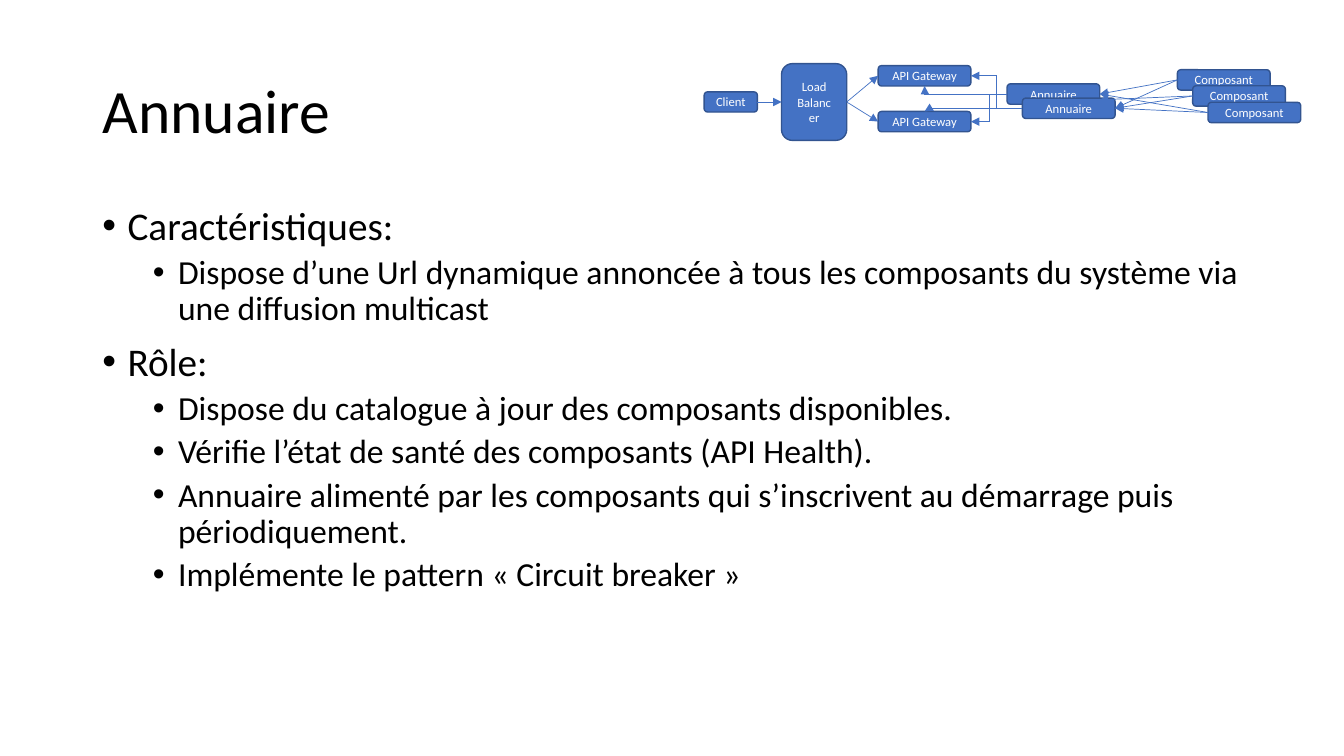
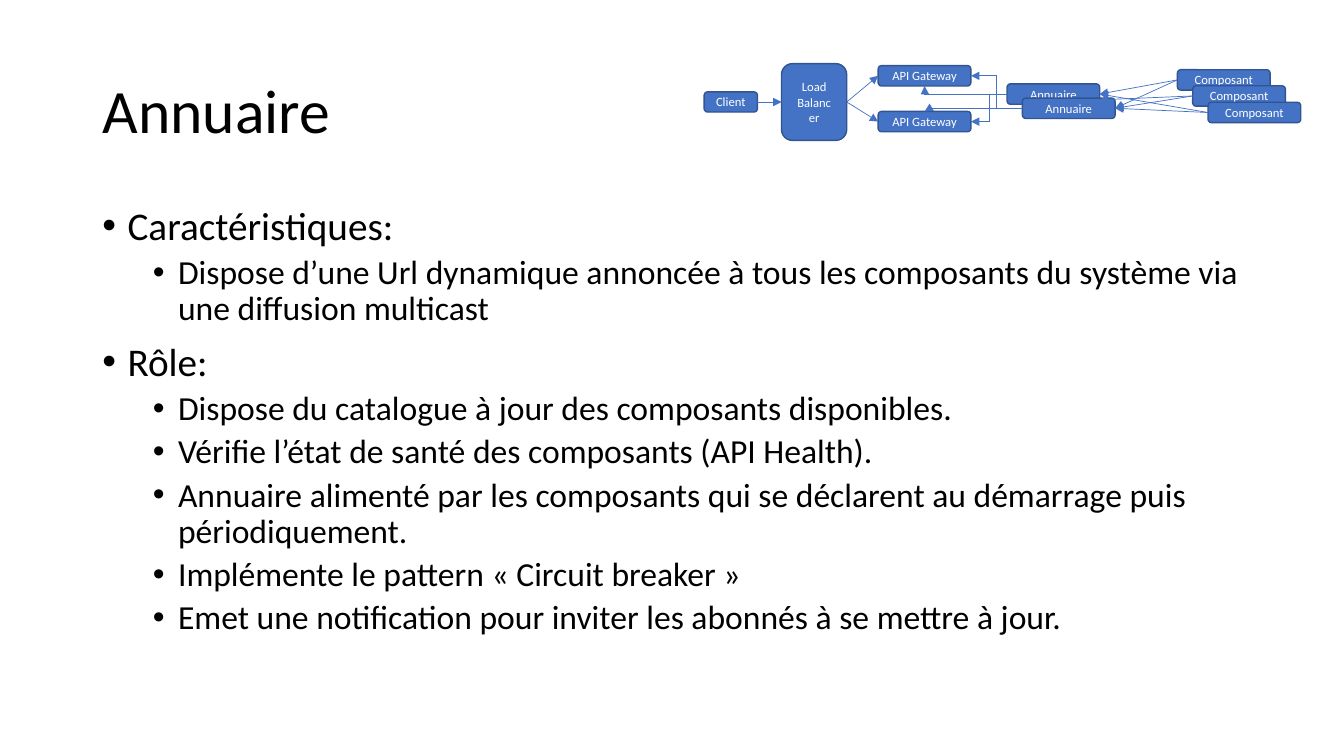
Before and after one commit to apulcino/MSAFO, a slide deck: slide 9 of maquette.pptx. Drawn at 1344x756 pixels with LibreOffice and Linux fonts; fonts in the diff are those of the drawing. Boxes give left, top, right and bottom in pixels: in the first picture for what was removed or moved away, otherwise in the second. Text is boxed around its words. In the diff, an @@ line names an element or a change of style, - is before the commit and + after.

```diff
--- a/maquette.pptx
+++ b/maquette.pptx
@@ text at <box>178,483,1186,549</box>: text changed @@
-  • Annuaire alimenté par les composants qui s’inscrivent au démarrage puis périodiquement.
+  • Annuaire alimenté par les composants qui se déclarent au démarrage puis périodiquement.
@@ text at <box>178,605,1061,635</box>: paragraph added @@
+  • Emet une notification pour inviter les abonnés à se mettre à jour.
```
Also in this commit, not shown: 4 other slides changed.
